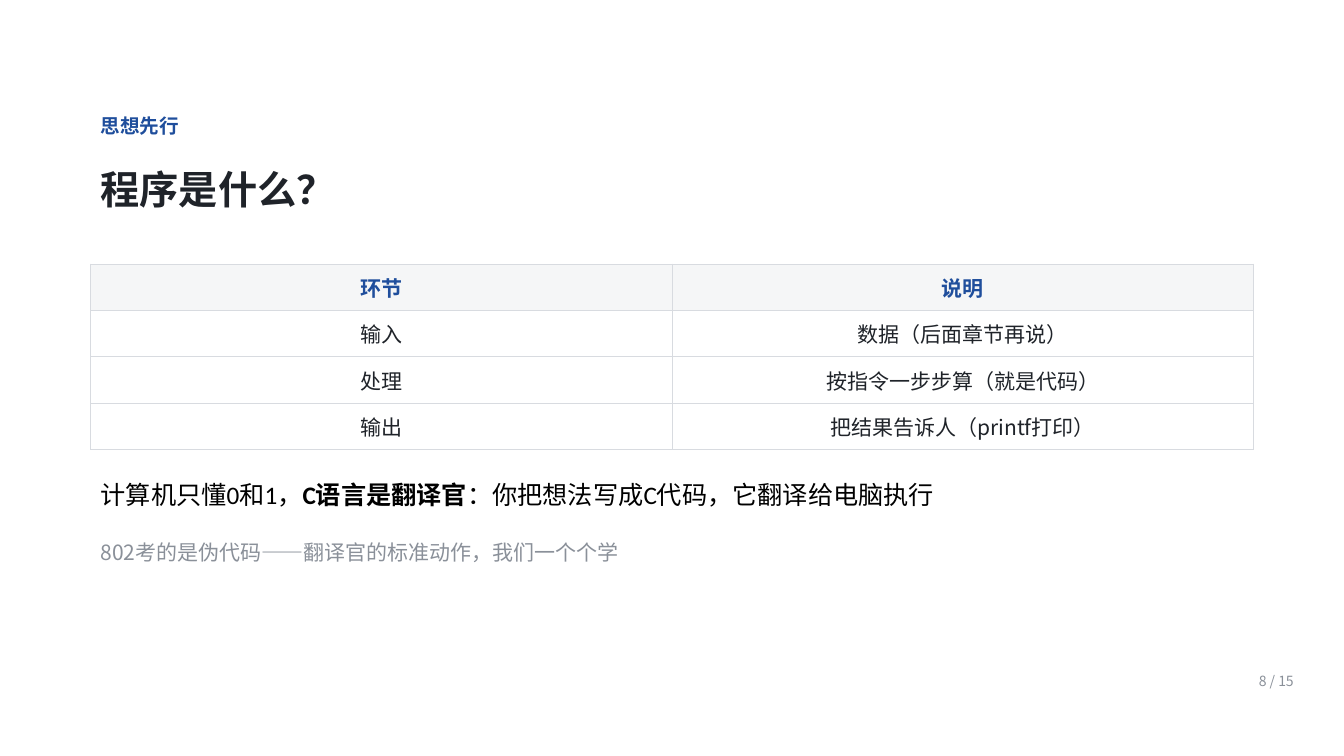
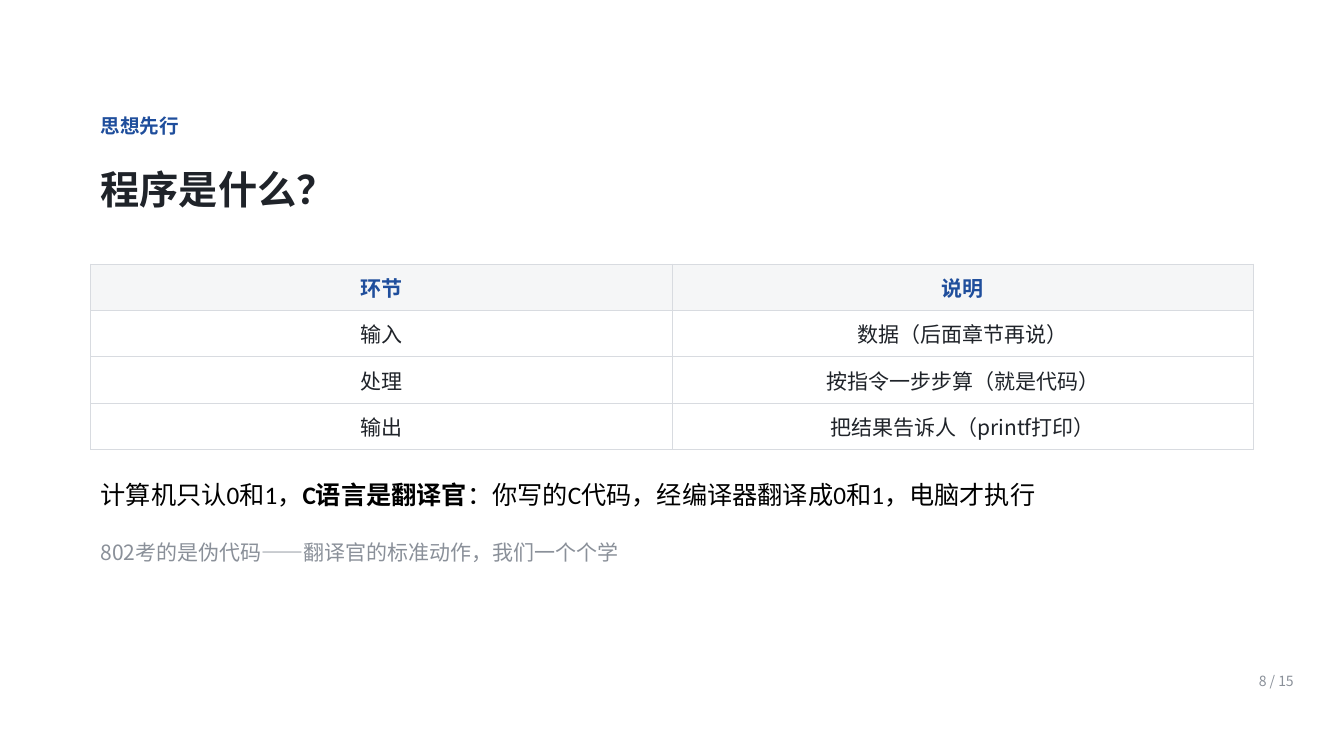
Before and after one commit to Ctrl1CandV/SpecialtyCourses, a slide deck: slide 8 of 课件/C1/C1-A-01/C1-A-01.pptx. Drawn at 1344x756 pixels with LibreOffice and Linux fonts; fonts in the diff are those of the drawing; background and template pictures are left out. Boxes give left, top, right and bottom in pixels: in the first picture for what was removed or moved away, otherwise in the second. Text is boxed around its words. In the diff, an @@ line names an element or a change of style, - is before the commit and + after.

```diff
--- a/课件/C1/C1-A-01/C1-A-01.pptx
+++ b/课件/C1/C1-A-01/C1-A-01.pptx
@@ text at [101, 482, 1036, 507]: text changed @@
-计算机只懂0和1，C语言是翻译官：你把想法写成C代码，它翻译给电脑执行
+计算机只认0和1，C语言是翻译官：你写的C代码，经编译器翻译成0和1，电脑才执行
```
Also in this commit, not shown: 1 other slide changed, 4 other files.
